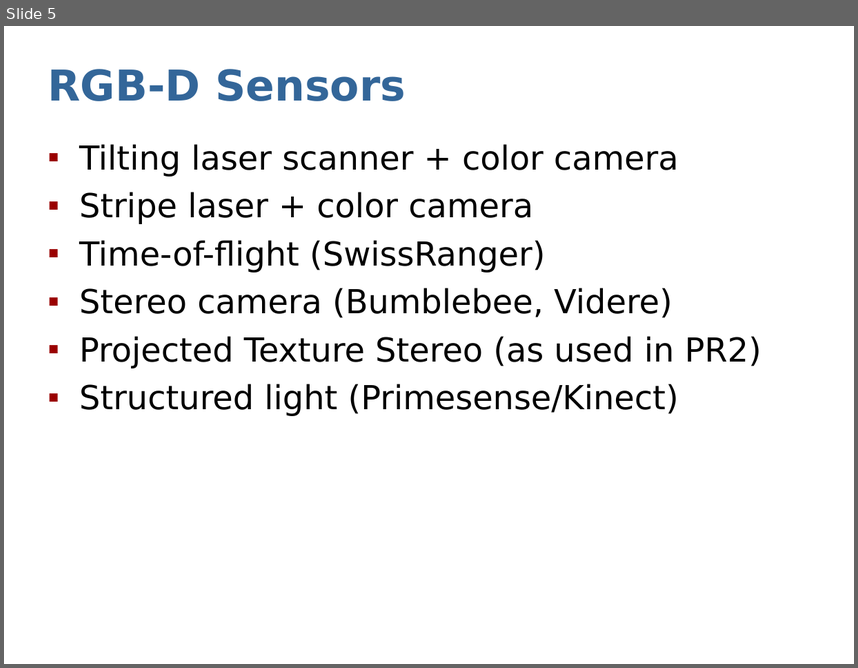
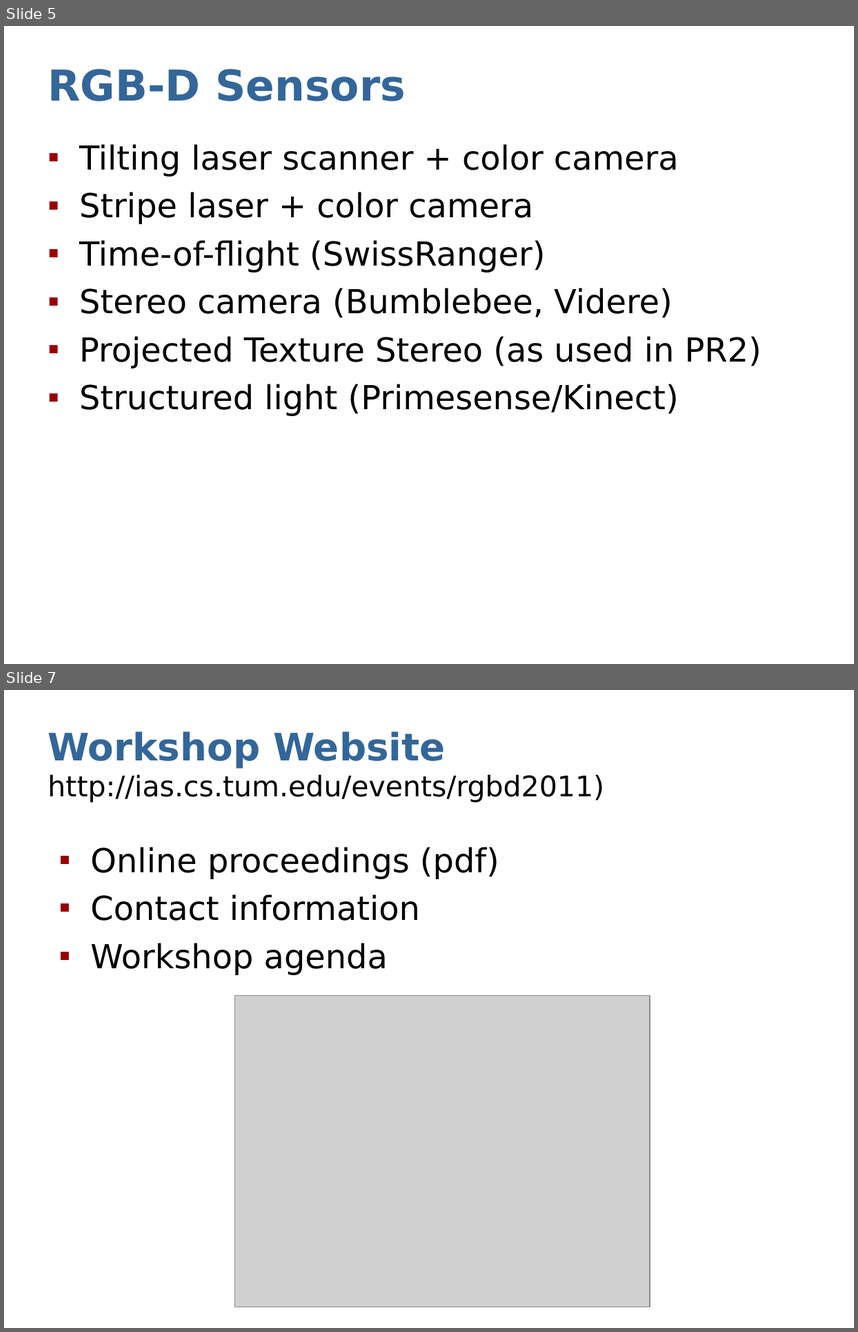
Before and after one commit to dejanpan/rgbd2011, a slide deck: presentations/sturm11rgbd-intro.ppt. Shown one above the other, each under a label of ours: slide 5 before the commit, slides 5 and 7 after it; the slides between them are not shown. The pictures are 858x668 and 858x1332 pixels, drawn with LibreOffice and Linux fonts; fonts in the diff are those of the drawing; grey boxes stand for pictures. Boxes give left, top, right and bottom in pixels: in the first picture for what was removed or moved away, otherwise in the second. Text is boxed around its words. In the diff, an @@ line names an element or a change of style, - is before the commit and + after.

```diff
--- a/presentations/sturm11rgbd-intro.ppt
+++ b/presentations/sturm11rgbd-intro.ppt
@@ slide 7 added at (x1=4, y1=690, x2=854, y2=1328), background #FFFFFF @@
@@ title added at (x1=47, y1=731, x2=604, y2=802), 24 pt, text #000000 @@
+Workshop Website
+http://ias.cs.tum.edu/events/rgbd2011)
@@ text added at (x1=90, y1=847, x2=499, y2=975), 28 pt, text #000000 @@
+▪ Online proceedings (pdf)
+▪ Contact information
+▪ Workshop agenda
@@ picture added at (x1=235, y1=995, x2=650, y2=1306) @@
```
Also in this commit, not shown: 2 slides changed, 4 other slides added, 1 other file.
